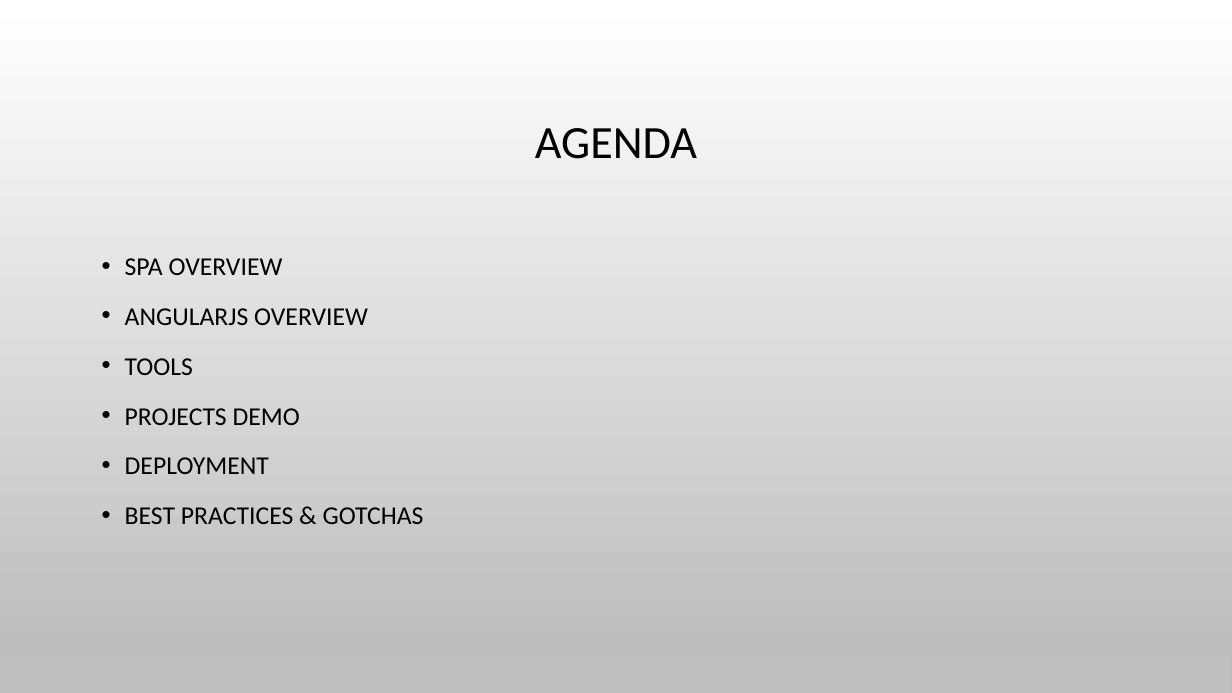
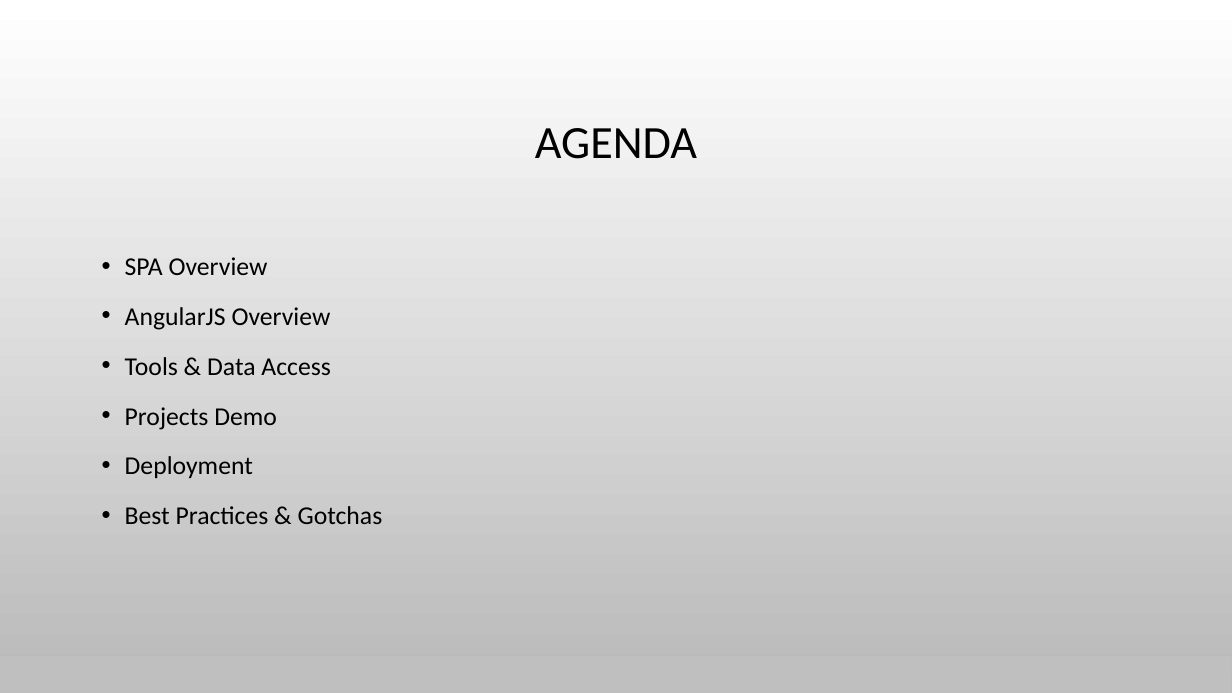
Before and after one commit to spietrek/spsdc2015, a slide deck: slide 7 of Building SPAs in SharePoint Using AngularJS.pptx (slide 2 before the commit). Drawn at 1232x693 pixels with LibreOffice and Linux fonts; fonts in the diff are those of the drawing; background and template pictures are left out. Boxes give left, top, right and bottom in pixels: in the first picture for what was removed or moved away, otherwise in the second. Text is boxed around its words. In the diff, an @@ line names an element or a change of style, - is before the commit and + after.

```diff
--- a/Building SPAs in SharePoint Using AngularJS.pptx
+++ b/Building SPAs in SharePoint Using AngularJS.pptx
@@ text at bbox=[125, 257, 383, 524]: text changed @@
-• SPA OVERVIEW
-• ANGULARJS OVERVIEW
-• TOOLS
-• PROJECTS DEMO
-• DEPLOYMENT
-• BEST PRACTICES & GOTCHAS
+• SPA Overview
+• AngularJS Overview
+• Tools & Data Access
+• Projects Demo
+• Deployment
+• Best Practices & Gotchas
```
Also in this commit, not shown: 14 other slides changed, 9 slides added, 3 slides removed.
